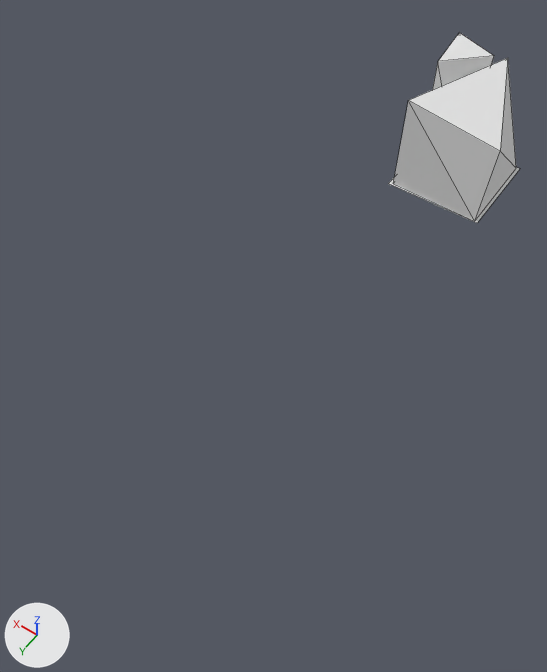
The Blender file Assets/Level/world.blend: old version first, new version second.
Both versions are drawn from a 50 mm lens placed at (-2.04, 6.08, 5.16), pointed at (0.16, 3.0, 0.33). The lights are fixed; the arrows at lower left show +X, +Y and +Z. Mesh edges are drawn as thin lines.

The older version as bpy lines, for what is in view:
```python
me_cube = bpy.data.meshes.new('Cube')
me_cube.from_pydata(...)  # 50 vertices, 40 faces; spans x -0.589..0.619, y 0.0..1.253, z -0.541..0.574
ob_rock = bpy.data.objects.new('rock', me_cube)
ob_rock.location = (0.0, 0.0, 0.0)
ob_rock.rotation_euler = (1.571, 0.0, 0.0)  # degrees (90, 0, 0)
_m = ob_rock.modifiers.new('Subsurf', 'SUBSURF')
_m.levels = 3
_m = ob_rock.modifiers.new('Decimate', 'DECIMATE')
_m.ratio = 0.0125
```
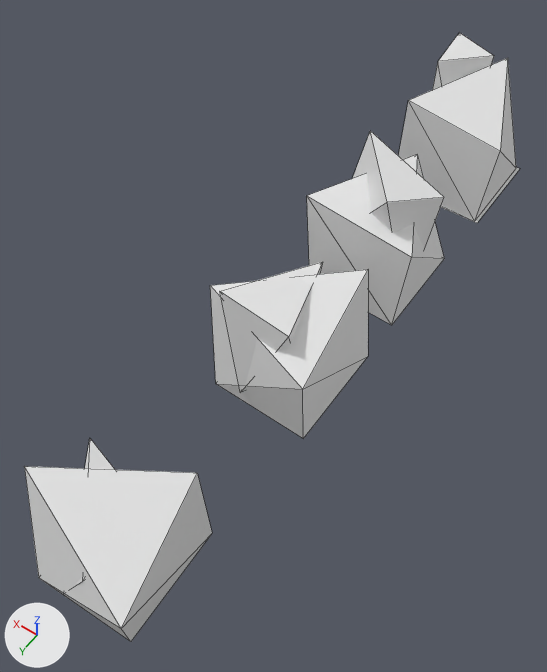
What changed in the scene script:
```text
Add me_cube_001:
    me_cube_001.from_pydata(...)  # 50 vertices, 40 faces; spans x -0.585..0.619, y -0.001..1.241, z -0.541..0.523
Add me_cube_002:
    me_cube_002.from_pydata(...)  # 50 vertices, 40 faces; spans x -0.677..0.619, y 0.0..1.296, z -0.545..0.5
Add me_cube_003:
    me_cube_003.from_pydata(...)  # 50 vertices, 40 faces; spans x -0.596..0.621, y 0.0..1.296, z -0.531..0.63
Add ob_rock_001:
    ob_rock_001 = bpy.data.objects.new('rock.001', me_cube_001)
    ob_rock_001.location = (0.0, 1.6, 0.0)
    ob_rock_001.rotation_euler = (1.571, 0.0, 0.0)  # degrees (90, 0, 0)
    _m = ob_rock_001.modifiers.new('Subsurf', 'SUBSURF')
    _m.levels = 3
    _m = ob_rock_001.modifiers.new('Decimate', 'DECIMATE')
    _m.ratio = 0.0125
Add ob_rock_002:
    ob_rock_002 = bpy.data.objects.new('rock.002', me_cube_002)
    ob_rock_002.location = (0.0, 3.0, 0.0)
    ob_rock_002.rotation_euler = (1.571, 0.0, 0.0)  # degrees (90, 0, 0)
    _m = ob_rock_002.modifiers.new('Subsurf', 'SUBSURF')
    _m.levels = 3
    _m = ob_rock_002.modifiers.new('Decimate', 'DECIMATE')
    _m.ratio = 0.0125
Add ob_rock_003:
    ob_rock_003 = bpy.data.objects.new('rock.003', me_cube_003)
    ob_rock_003.location = (0.0, 5.0, 0.0)
    ob_rock_003.rotation_euler = (1.571, 0.0, 0.0)  # degrees (90, 0, 0)
    _m = ob_rock_003.modifiers.new('Subsurf', 'SUBSURF')
    _m.levels = 3
    _m = ob_rock_003.modifiers.new('Decimate', 'DECIMATE')
    _m.ratio = 0.0125
```

What differs and where, as boxes [x1, y1, x2, y2] in the pictures (547 x 672 px):
'rock.003', added: after [24, 439, 212, 642]
'rock.002', added: after [210, 262, 368, 439]
'rock.001', added: after [307, 131, 444, 325]
